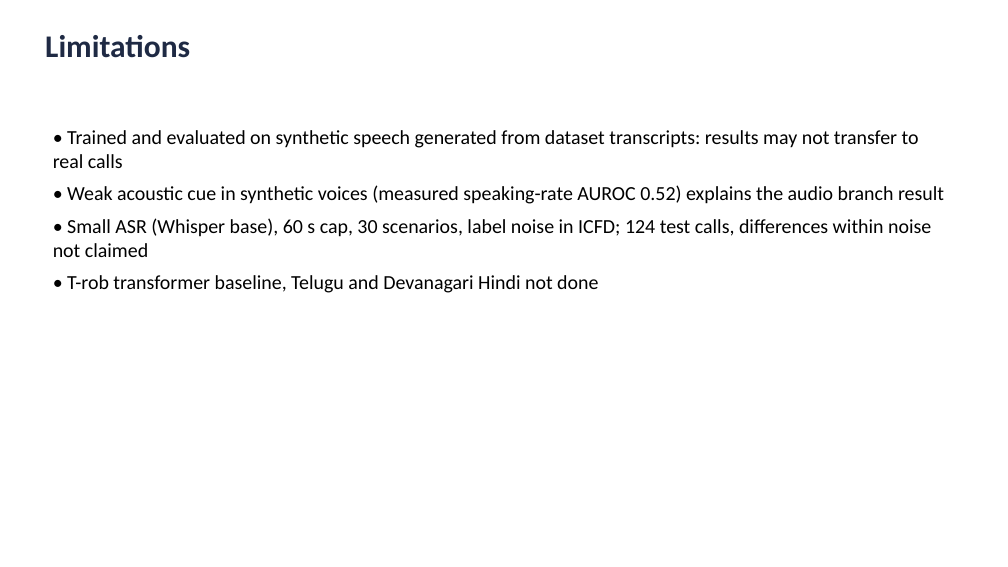
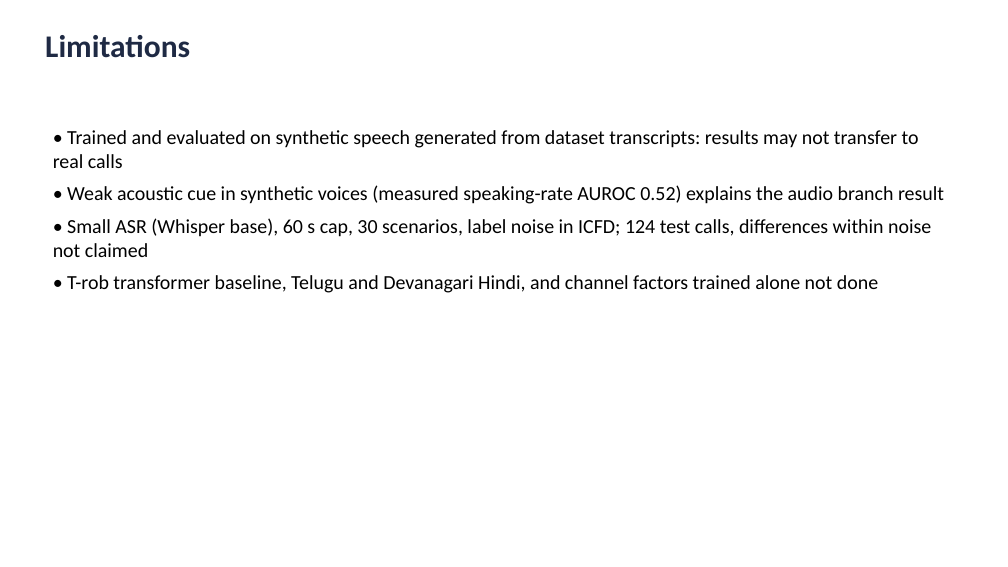
Before and after one commit to gkarthik04/fraudcall, a slide deck: slide 15 of report/slides.pptx (slide 14 before the commit). Drawn at 1008x567 pixels with LibreOffice and Linux fonts; fonts in the diff are those of the drawing. Boxes give left, top, right and bottom in pixels: in the first picture for what was removed or moved away, otherwise in the second. Text is boxed around its words. In the diff, an @@ line names an element or a change of style, - is before the commit and + after.

```diff
--- a/report/slides.pptx
+++ b/report/slides.pptx
@@ text at [67,275,878,293]: text changed @@
-• T-rob transformer baseline, Telugu and Devanagari Hindi not done
+• T-rob transformer baseline, Telugu and Devanagari Hindi, and channel factors trained alone not done
```
Also in this commit, not shown: 3 other slides changed, 1 slide added, 25 other files.
